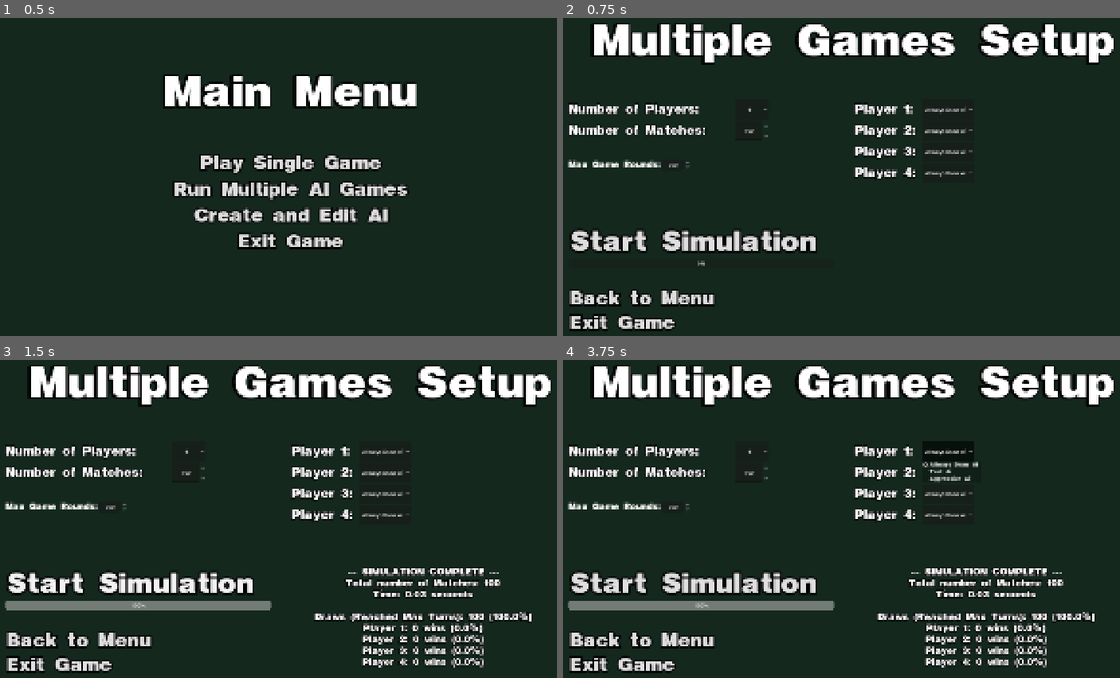
Above: before the commit, frames 1-4 (two rows, left to right).
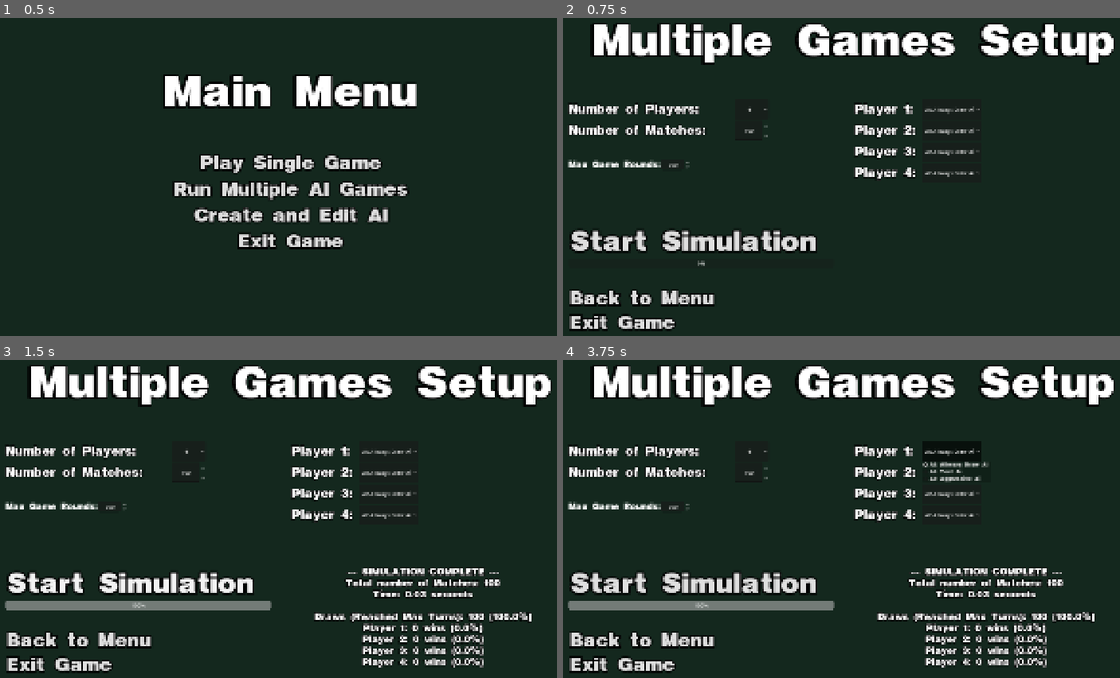
Above: after the commit, the same moments.

Repository: JontePonte/UNO-utlimate-ai-simulator
Game: Godot game, scene res://menus/MainMenu.tscn
Two runs of this game, one before a commit and one after it. Both use one fixed random seed, a clock stepped at 60 frames per second and the inputs below.
Inputs (mouse positions are in pixels of both pictures, inside the frame that each line leads up to):
- Up to frame 1 (0.5 s): no input
- Up to frame 2 (0.75 s): click "Run Multiple AI Games" at 0.5 s
- Up to frame 3 (1.5 s): click "Start Simulation" at 1.25 s
- Up to frame 4 (3.75 s): click "Start Simulation" at 2 s; click "4" at 2.75 s; click (947, 452) at 3.5 s, where only the run before the commit has a clickable "Allways Draw Ai"

Frame 1 is identical in both runs. In frame 2, 0.3% of the frame differs, in the area x 65-75%, y 27-50%; in frame 3, 0.3%; in frame 4, 0.4%, in the area x 65-77%, y 27-50%.

Commit message:
All ai folder management is now done with AIManager

Diff:
--- a/uno-ultimate-ai-simulator/menus/match_setup.gd
+++ b/uno-ultimate-ai-simulator/menus/match_setup.gd
@@ -31,7 +31,6 @@
 @onready var exit_button = $MarginContainer/MainVBox/ButtonHBox/BackExit/ExitGame
 @onready var main_menu_button = $MarginContainer/MainVBox/ButtonHBox/BackExit/Back
 
-const AI_PROFILES_DIR = "res://ai_profiles/"
 var available_ais = []
 
 func _ready():
@@ -153,19 +152,19 @@
 
 func _refresh_ai_lists():
 	available_ais.clear()
-	var dir = DirAccess.open(AI_PROFILES_DIR)
-	if dir:
-		dir.list_dir_begin()
-		var file_name = dir.get_next()
-		while file_name != "":
-			if not dir.current_is_dir() and file_name.ends_with(".json"):
-				var display_name = "AI: " + file_name.replace(".json", "").capitalize()
-				available_ais.append({
-					"name": display_name,
-					"path": AI_PROFILES_DIR + file_name
-				})
-			file_name = dir.get_next()
-		dir.list_dir_end()
+
+	# Hämta fil-listan från vår globala manager
+	var ai_files = AiManager.get_all_ai_files()
+
+	for file_name in ai_files:
+		# Snygga till namnet precis som du gjorde förut
+		var display_name = "AI: " + file_name.replace(".json", "").capitalize()
+
+		# Lägg till i listan, och använd AiManagers sökväg för att bygga den fullständiga stigen
+		available_ais.append({
+			"name": display_name,
+			"path": AiManager.AI_FOLDER_PATH + file_name
+		})
 
 func _load_settings_from_autoload():
 	print("Laddar inställningar från GameSettings...")
--- a/uno-ultimate-ai-simulator/menus/multiple_games.gd
+++ b/uno-ultimate-ai-simulator/menus/multiple_games.gd
@@ -21,8 +21,6 @@
 
 # En lista som sparar information om de AI:s vi hittar { "name": "Test AI", "path": "res://..." }
 var available_ais = []
-# Sökvägen till mappen där alla AI-profiler ligger
-const AI_PROFILES_DIR = "res://ai_profiles/"
 
 # Called when the node enters the scene tree for the first time.
 func _ready() -> void:
@@ -45,30 +43,29 @@
 
 func _refresh_ai_lists():
 	available_ais.clear()
-	var dir = DirAccess.open(AI_PROFILES_DIR)
 
-	if dir:
-		dir.list_dir_begin()
-		var file_name = dir.get_next()
-		while file_name != "":
-			if not dir.current_is_dir() and file_name.ends_with(".json"):
-				var path = AI_PROFILES_DIR + file_name
+	# 1. Hämta fil-listan från vår globala manager
+	var ai_files = AiManager.get_all_ai_files()
 
-				# --- HÄR ÄR OPTIMERINGEN: Läs filen NU istället för i loopen ---
-				var file = FileAccess.open(path, FileAccess.READ)
-				var json_text = file.get_as_text()
-				var json_data = JSON.parse_string(json_text)
+	# 2. Loopa igenom filerna och cacha dem för snabb simulering
+	for file_name in ai_files:
+		var path = AiManager.AI_FOLDER_PATH + file_name
 
-				if json_data:
-					var display_name = file_name.replace(".json", "").capitalize()
-					available_ais.append({
-						"name": display_name,
-						"brain_data": json_data # Vi sparar hela datan här!
-					})
-			file_name = dir.get_next()
-		dir.list_dir_end()
+		# Läs filen direkt från användarens mapp
+		var file = FileAccess.open(path, FileAccess.READ)
+		if file:
+			var json_text = file.get_as_text()
+			var json_data = JSON.parse_string(json_text)
+			file.close() # Bra vana att stänga filen när vi är klara
 
-	# Uppdatera menyerna
+			if json_data:
+				var display_name = "AI: " + file_name.replace(".json", "").capitalize()
+				available_ais.append({
+					"name": display_name,
+					"brain_data": json_data # Vi sparar hela datan här för snabbhet!
+				})
+
+	# 3. Uppdatera menyerna
 	var menus = [slot1_opt, slot2_opt, slot3_opt, slot4_opt]
 	for menu in menus:
 		menu.clear()
@@ -139,7 +136,7 @@
 		var result = await sim_manager.run_match(max_turns)
 
 		if i == 0:
-			sim_manager.save_debug_log("res://debug_match_log.txt")
+			sim_manager.save_debug_log("user://debug_match_log.txt")
 
 		# Registrera vinsten
 		var winner = result["winner_name"]
Not shown, removed: uno-ultimate-ai-simulator/debug_match_log.txt
